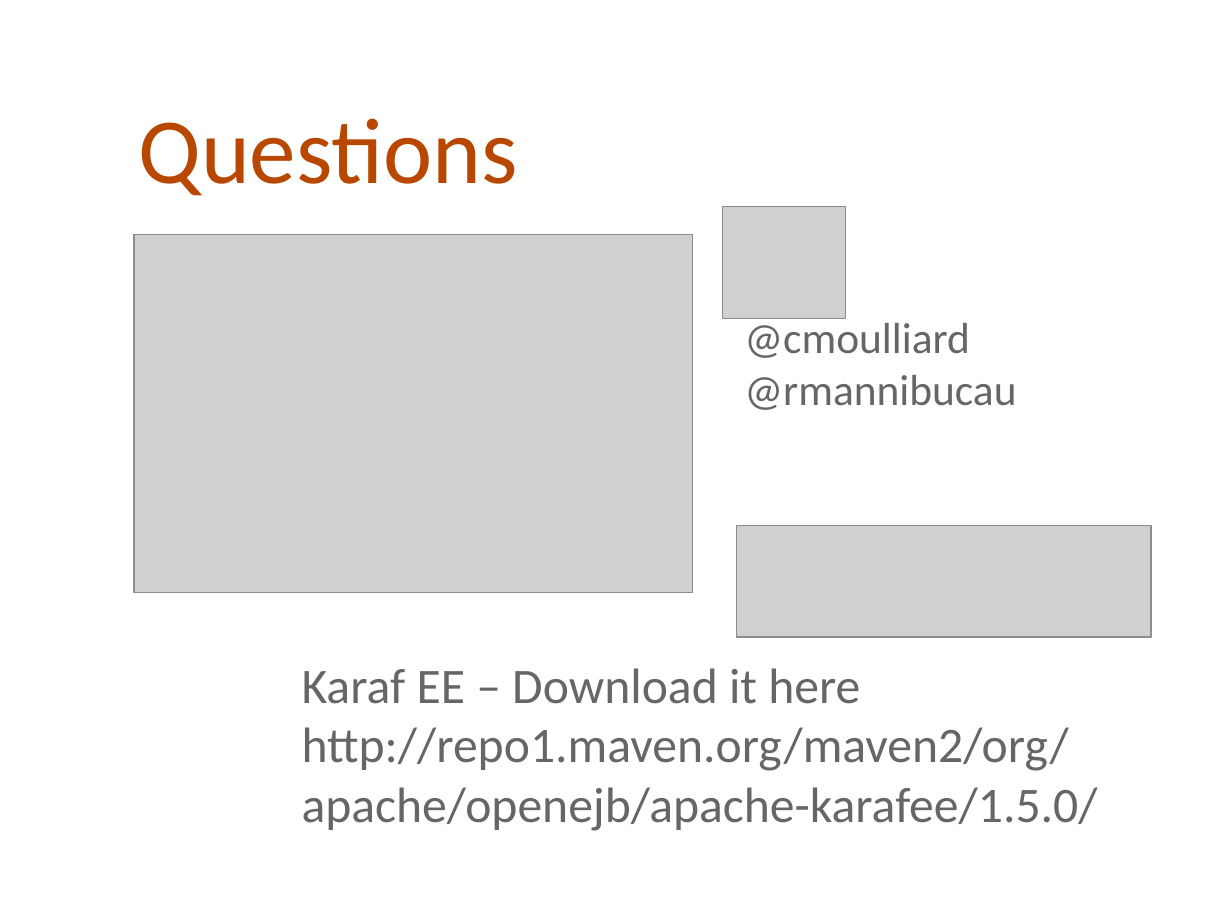
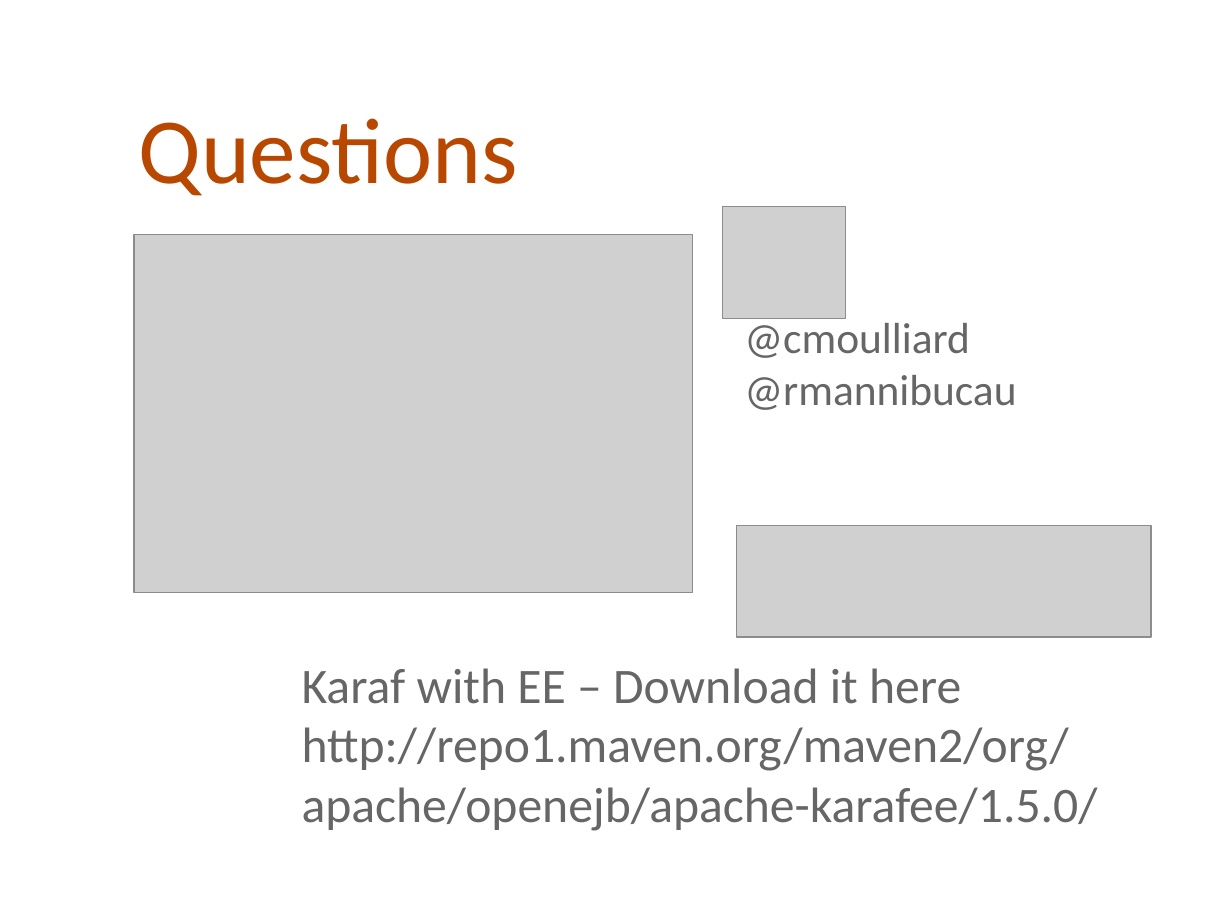
Before and after one commit to cmoulliard/apachecon-2012, a slide deck: slide 44 of karaf-ee-apachecon_eu_2012.odp. Drawn at 1232x924 pixels with LibreOffice and Linux fonts; fonts in the diff are those of the drawing; grey boxes stand for pictures; background and template pictures are left out. Boxes give left, top, right and bottom in pixels: in the first picture for what was removed or moved away, otherwise in the second. Text is boxed around its words. In the diff, an @@ line names an element or a change of style, - is before the commit and + after.

```diff
--- a/karaf-ee-apachecon_eu_2012.odp
+++ b/karaf-ee-apachecon_eu_2012.odp
@@ text at <box>302,668,961,704</box>: text changed @@
-Karaf EE – Download it here
+Karaf with EE – Download it here
```
Also in this commit, not shown: 5 other slides changed, 1 other file.
